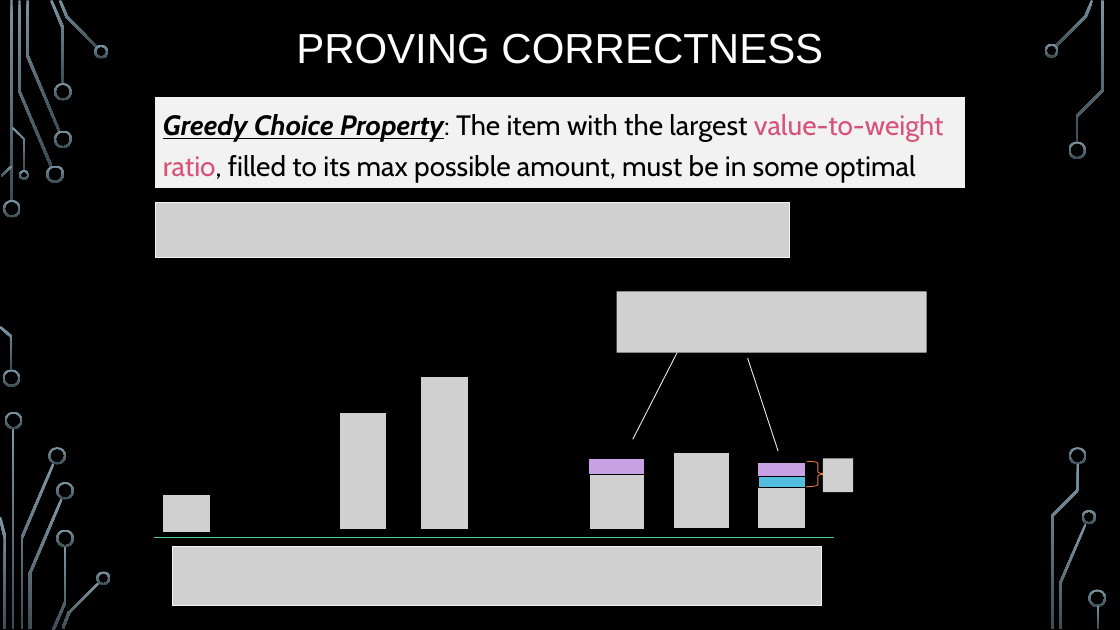
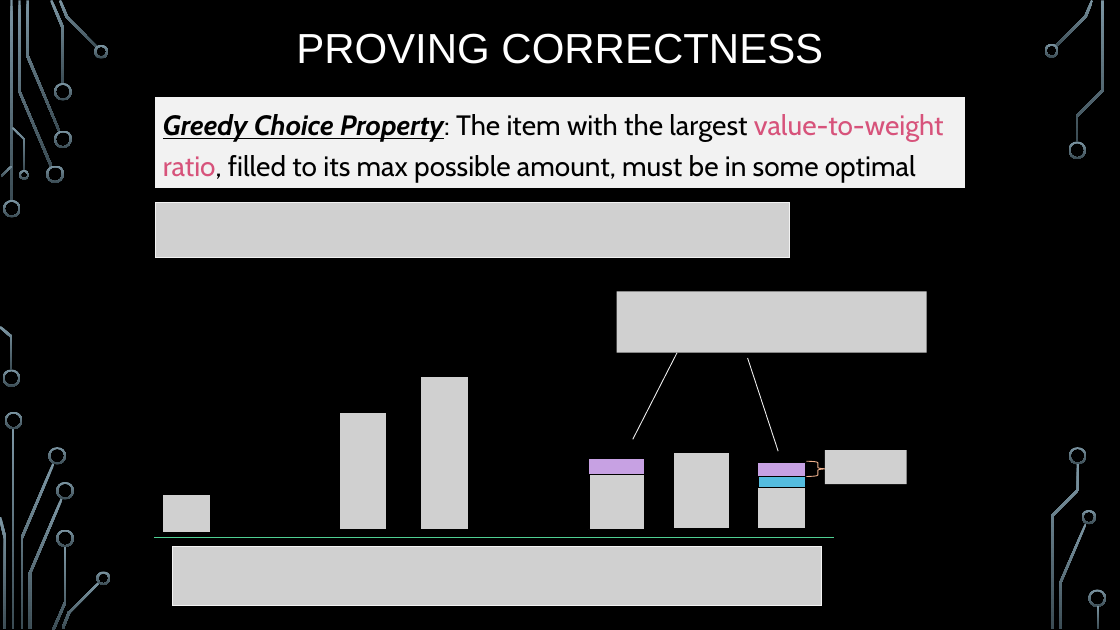
Before and after one commit to markfloryan/dsa2, a slide deck: slide 27 of slides/03-5-KnapsackGreedy.pptx. Drawn at 1120x630 pixels with LibreOffice and Linux fonts; fonts in the diff are those of the drawing; grey boxes stand for pictures; background and template pictures are left out. Boxes give left, top, right and bottom in pixels: in the first picture for what was removed or moved away, otherwise in the second. Text is boxed around its words. In the diff, an @@ line names an element or a change of style, - is before the commit and + after.

```diff
--- a/slides/03-5-KnapsackGreedy.pptx
+++ b/slides/03-5-KnapsackGreedy.pptx
@@ right brace: place and size @@
-right brace at <box>807,461,829,486</box>
+right brace at <box>807,461,829,476</box>
@@ right brace at <box>807,461,829,476</box>: outline #E78045 0.75 pt to #F1B38F 0.75 pt @@
@@ picture: place and size @@
-picture at <box>823,459,854,492</box>
+picture at <box>825,450,907,484</box>
```
Also in this commit, not shown: 10 other slides changed, 3 other files.
